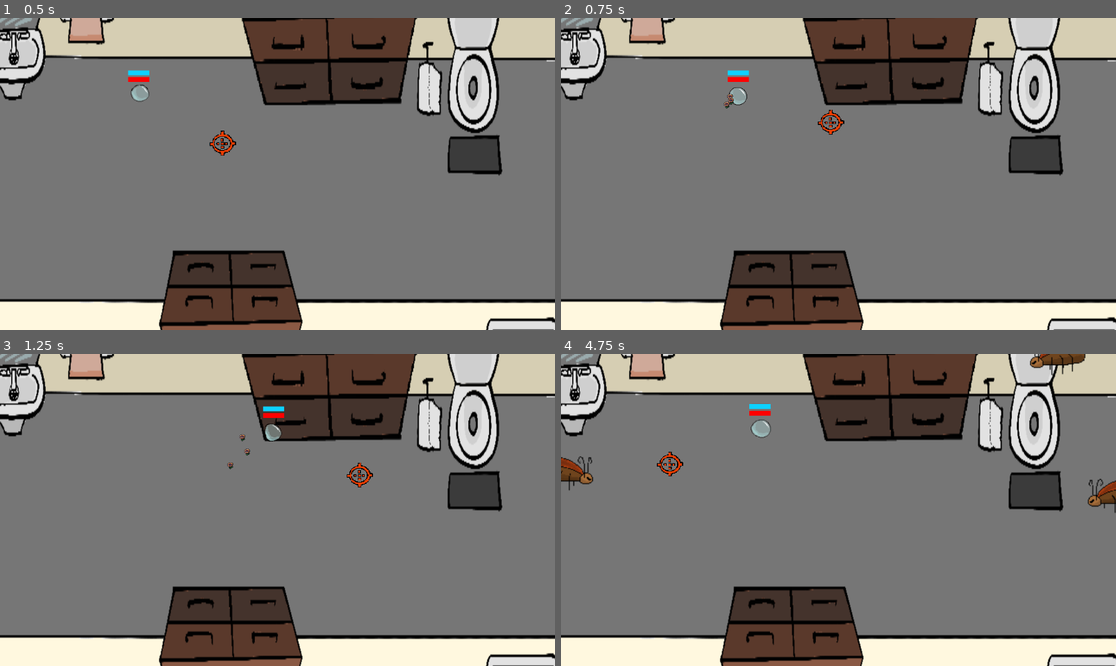
Above: before the commit, frames 1-4 (two rows, left to right).
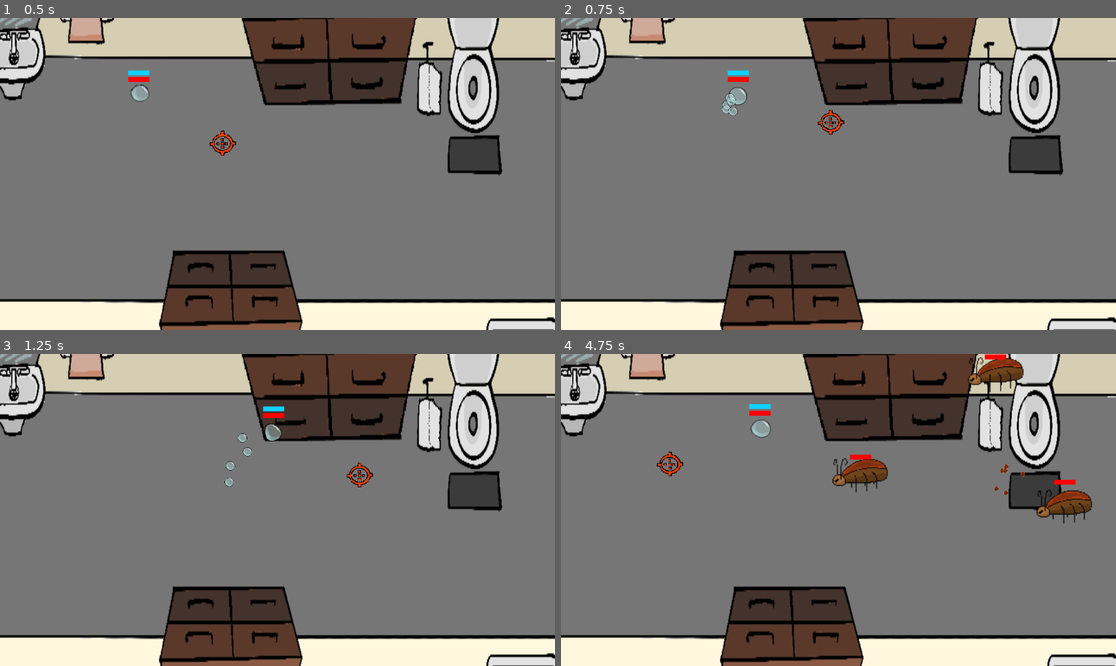
Above: after the commit, the same moments.

Repository: ConnorTamme/Bubble-Power
Game: Godot game, scene res://LevelSceneManager.tscn
Two runs of this game, one before a commit and one after it. Both use one fixed random seed, a clock stepped at 60 frames per second and the inputs below. This scene is started directly instead of the project's main scene. The engine's default icon, where the game draws it, is replaced by a stand-in: a white triangle on a blue panel in a dark square.
Inputs (mouse positions are in pixels of both pictures, inside the frame that each line leads up to):
- Up to frame 1 (0.5 s): no input
- Up to frame 2 (0.75 s): tap Enter at 0.5 s; move the mouse to (960, 158) at 0.52 s; press the mouse at (960, 158) at 0.53 s; hold D (p1_right) from 0.53 s (still down)
- Up to frame 3 (1.25 s): keep holding D (p1_right)
- Up to frame 4 (4.75 s): move the mouse to (727, 525) at 1.27 s; release D (p1_right) at 1.28 s; release the mouse at (727, 525) at 1.28 s; hold S (p1_down) 1.28-2.03 s; tap Ctrl (p1_sneak) at 1.35, 3.6 s; move the mouse to (894, 441) at 2.02 s; hold D (p1_right) 2.03-2.78 s; tap Shift (p1_sprint) at 2.1, 4.35 s; move the mouse to (810, 572) at 2.77 s; hold W (p1_up) 2.78-3.53 s; click (810, 572) at 2.85 s; move the mouse to (1005, 556) at 3.52 s; hold A (p1_left) from 3.53 s (still down); move the mouse to (672, 463) at 4.27 s

Frame 1 is identical in both runs. In frame 2, 0.1% of the frame differs, in the area x 28-32%, y 24-32%; in frame 3, 0.1%; in frame 4, 3.3%, in the area x 0-100%, y 0-55%.
Error before the commit: Cannot call method 'instantiate' on a null value. (res://weapon.gd:58)

Commit message:
More tweaks

Diff:
--- a/Boss.tscn
+++ b/Boss.tscn
@@ -188,6 +188,13 @@
 [node name="Boss" instance=ExtResource("2_bsuup")]
 script = ExtResource("2_jlifq")
 weaponType = ExtResource("3_15uct")
+enemyStats = {
+"health": 20,
+"moveSpeed": 150,
+"prepareTime": 1,
+"range": 100,
+"recoveryTime": 2
+}
 
 [node name="Sprite2D" parent="." index="0"]
 visible = false
--- a/LongRangeEnemyWeapon.tscn
+++ b/LongRangeEnemyWeapon.tscn
@@ -1,16 +1,16 @@
 [gd_scene load_steps=3 format=3 uid="uid://ccmarr0s1ecp8"]
 
 [ext_resource type="PackedScene" uid="uid://smefu35yi3ph" path="res://weapon.tscn" id="1_3njah"]
-[ext_resource type="PackedScene" uid="uid://cwvedr0w82n7i" path="res://projectile.tscn" id="2_gtc30"]
+[ext_resource type="PackedScene" uid="uid://co388chs4ejow" path="res://evil_bubble_projectile.tscn" id="2_ptmun"]
 
 [node name="weapon" instance=ExtResource("1_3njah")]
-projectile = ExtResource("2_gtc30")
+projectile = ExtResource("2_ptmun")
 stats = {
 "Accuracy": 0.95,
 "Attack Speed": 2,
-"Damage": 10,
+"Damage": 5,
 "Pellet Count": 1,
 "Projectile Speed": 500,
-"Range": 800,
+"Range": 400,
 "isMelee": false
 }
--- a/NovaWeapon.tscn
+++ b/NovaWeapon.tscn
@@ -1,14 +1,16 @@
-[gd_scene load_steps=2 format=3 uid="uid://cno2lm1fv2bf5"]
+[gd_scene load_steps=3 format=3 uid="uid://cno2lm1fv2bf5"]
 
 [ext_resource type="PackedScene" uid="uid://smefu35yi3ph" path="res://weapon.tscn" id="1_6ikxp"]
+[ext_resource type="PackedScene" uid="uid://cye2s06q2kig6" path="res://muk_projectile.tscn" id="2_85i7h"]
 
 [node name="weapon" instance=ExtResource("1_6ikxp")]
+projectile = ExtResource("2_85i7h")
 stats = {
 "Accuracy": -3.14,
 "Attack Speed": 3,
 "Damage": 2,
 "Pellet Count": 30,
 "Projectile Speed": 150,
-"Range": 300,
+"Range": 2,
 "isMelee": false
 }
--- a/PlayerWeapon.tscn
+++ b/PlayerWeapon.tscn
@@ -8,9 +8,9 @@
 stats = {
 "Accuracy": 0.6,
 "Attack Speed": 1,
-"Damage": 10,
-"Pellet Count": 3,
+"Damage": 1,
+"Pellet Count": 5,
 "Projectile Speed": 400,
-"Range": 400,
+"Range": 250,
 "isMelee": false
 }
--- a/ShortRangeEnemyWeapon.tscn
+++ b/ShortRangeEnemyWeapon.tscn
@@ -1,14 +1,16 @@
-[gd_scene load_steps=2 format=3 uid="uid://duv4quglt7yu1"]
+[gd_scene load_steps=3 format=3 uid="uid://duv4quglt7yu1"]
 
 [ext_resource type="PackedScene" uid="uid://smefu35yi3ph" path="res://weapon.tscn" id="1_cs8pe"]
+[ext_resource type="PackedScene" uid="uid://thben4pp6k5k" path="res://insect_projectile.tscn" id="2_4l0t7"]
 
 [node name="weapon" instance=ExtResource("1_cs8pe")]
+projectile = ExtResource("2_4l0t7")
 stats = {
 "Accuracy": 0.7,
 "Attack Speed": 1,
-"Damage": 10,
+"Damage": 5,
 "Pellet Count": 6,
-"Projectile Speed": 350,
+"Projectile Speed": 300,
 "Range": 500,
 "isMelee": false
 }
--- a/enemy.gd
+++ b/enemy.gd
@@ -4,14 +4,20 @@
 var invincible = false
 var player
 @export var weaponType : PackedScene
+@export var rangeFactor = 0.4
 
 var screen_size
 var playerAlive: bool = true
 var weapon : Weapon
 enum states {READY, APPROACH, RETREAT, PREPARE, RECOVER, PLAYER_DEAD}
 var ai_state = states.READY
-@export var enemyStats = {"health": 2,"moveSpeed": 250,"range": 800, "recoveryTime":2, "prepareTime":1}
+@export var enemyStats = {"health": 2,"moveSpeed": 250,"range": 50, "recoveryTime":2, "prepareTime":1}
+var baseHealth = enemyStats["health"]
+var health = baseHealth
+var maxHealth
 
+var baseMoveSpeed = enemyStats["moveSpeed"]
+var moveSpeed;
 # Called when the node enters the scene tree for the first time.
 func _ready() -> void:
 	screen_size = get_viewport_rect().size
@@ -22,10 +28,26 @@
 	enemyStats["heath"] = enemyStats["health"] + modifier[Enums.ENT_STATS.HEALTH]
 	enemyStats["moveSpeed"] = enemyStats["moveSpeed"] + modifier[Enums.ENT_STATS.MOVE_SPEED]
 	add_child(weapon)
+	SetUpStats()
+
+	# Connect Health bar
+	$HealthBar.max_value = maxHealth
+	$HealthBar.value = enemyStats["health"]
+
+func checkHealth():
+	if(enemyStats["health"] < 0):
+		enemyStats["health"] = 0;
+	$HealthBar.value = enemyStats["health"]
+
+func SetUpStats():
+	health = baseHealth + StaticStats.GetEnemyStatModifier(StaticStats.ENT_STATS.HEALTH)
+	maxHealth = enemyStats["health"]
+	moveSpeed = baseMoveSpeed + StaticStats.GetEnemyStatModifier(StaticStats.ENT_STATS.MOVE_SPEED)
 
 # Called every frame. 'delta' is the elapsed time since the previous frame.
 func _process(delta: float) -> void:
 	move(delta)
+	checkHealth()
 	if Input.is_action_pressed("p1_shoot"):
 		pass
 		# debug_damage()a
@@ -55,11 +77,11 @@
 	match ai_state:
 		states.READY:
 			var player_location = Vector2(player.position.x - position.x, player.position.y - position.y)
-			if player_location.length() < enemyStats["range"]/2:
+			if player.position.distance_to(position) < enemyStats["range"]/2:
 				ai_state = states.RETREAT
 				if($maxRetreatTime.is_stopped()):
 					$maxRetreatTime.start()
-			elif player_location.length() > enemyStats["range"]:
+			elif player.position.distance_to(position) > enemyStats["range"]:
 				ai_state = states.APPROACH
 			else:
 				ai_state = states.PREPARE
@@ -70,8 +92,8 @@
 			direction = direction * enemyStats["moveSpeed"] * delta
 			position.x += direction.x
 			position.y += direction.y
-			var player_location = Vector2(player.position.x - position.x, player.position.y - position.y)
-			if player_location.length() < enemyStats["range"]:
+			#var player_location = Vector2(player.position.x - position.x, player.position.y - position.y)
+			if (position.distance_to(player.position) < enemyStats["range"]):
 				ai_state = states.PREPARE
 				startPrepareTimer()
 		states.RETREAT:
@@ -80,10 +102,10 @@
 			direction = direction * enemyStats["moveSpeed"] * delta * -1
 			position.x += direction.x
 			position.y += direction.y
-			var player_location = Vector2(player.position.x - position.x, player.position.y - position.y)
-			if player_location.length() > enemyStats["range"]:
+			#var player_location = Vector2(player.position.x - position.x, player.position.y - position.y)
+			if position.distance_to(player.position) > enemyStats["range"]:
 				ai_state = states.APPROACH
-			elif player_location.length() > enemyStats["range"]:
+			elif position.distance_to(player.position) > enemyStats["range"]:
 				ai_state = states.PREPARE
 				startPrepareTimer()
 	position = position.clamp(Vector2.ZERO, screen_size) # stop player from leaving screen.
--- a/enemy.tscn
+++ b/enemy.tscn
@@ -7,6 +7,9 @@
 [sub_resource type="CapsuleShape2D" id="CapsuleShape2D_k4rwi"]
 radius = 59.0
 height = 118.0
+
+[sub_resource type="StyleBoxFlat" id="StyleBoxFlat_4bnmg"]
+bg_color = Color(1, 0, 0, 1)
 
 [node name="Enemy" type="Area2D"]
 collision_layer = 2
@@ -34,6 +37,17 @@
 [node name="maxRetreatTime" type="Timer" parent="."]
 one_shot = true
 
+[node name="HealthBar" type="ProgressBar" parent="."]
+layout_direction = 2
+offset_left = -22.0
+offset_top = -50.0
+offset_right = 22.0
+offset_bottom = -40.0
+theme_override_styles/fill = SubResource("StyleBoxFlat_4bnmg")
+step = 0.1
+value = 100.0
+show_percentage = false
+
 [connection signal="area_entered" from="." to="." method="_on_area_entered"]
 [connection signal="body_entered" from="." to="." method="_on_body_entered"]
 [connection signal="timeout" from="invincibleDelay" to="." method="_on_invincible_delay_timeout"]
--- a/enemy_1A.tscn
+++ b/enemy_1A.tscn
@@ -56,6 +56,13 @@
 [node name="Enemy1A" instance=ExtResource("1_52vvt")]
 script = ExtResource("2_pl6db")
 weaponType = ExtResource("3_1cdkg")
+enemyStats = {
+"health": 2,
+"moveSpeed": 250,
+"prepareTime": 1,
+"range": 150,
+"recoveryTime": 2
+}
 
 [node name="Sprite2D" parent="." index="0"]
 visible = false
--- a/enemy_1b.tscn
+++ b/enemy_1b.tscn
@@ -65,6 +65,13 @@
 
 [node name="Enemy_1B" instance=ExtResource("1_ux5yh")]
 script = ExtResource("2_s16b7")
+enemyStats = {
+"health": 2,
+"moveSpeed": 250,
+"prepareTime": 1,
+"range": 300,
+"recoveryTime": 2
+}
 
 [node name="Sprite2D" parent="." index="0"]
 visible = false
--- /dev/null
+++ b/evil_bubble_projectile.tscn
@@ -0,0 +1,14 @@
+[gd_scene load_steps=4 format=3 uid="uid://co388chs4ejow"]
+
+[ext_resource type="PackedScene" uid="uid://cwvedr0w82n7i" path="res://projectile.tscn" id="1_hrsr4"]
+[ext_resource type="Texture2D" uid="uid://cvqmjqs5wkhs2" path="res://evil_bubble.png" id="2_eo272"]
+
+[sub_resource type="AtlasTexture" id="AtlasTexture_ombfb"]
+atlas = ExtResource("2_eo272")
+region = Rect2(64.0318, 71.5335, 22.7823, 22.2239)
+
+[node name="RigidBody2D" instance=ExtResource("1_hrsr4")]
+
+[node name="Sprite2D" parent="." index="1"]
+scale = Vector2(0.75, 0.75)
+texture = SubResource("AtlasTexture_ombfb")
--- /dev/null
+++ b/insect_projectile.tscn
@@ -0,0 +1,13 @@
+[gd_scene load_steps=4 format=3 uid="uid://thben4pp6k5k"]
+
+[ext_resource type="PackedScene" uid="uid://cwvedr0w82n7i" path="res://projectile.tscn" id="1_mjik8"]
+[ext_resource type="Texture2D" uid="uid://tld1loga0giq" path="res://insect.png" id="2_vpu18"]
+
+[sub_resource type="AtlasTexture" id="AtlasTexture_38qm5"]
+atlas = ExtResource("2_vpu18")
+region = Rect2(27, 131, 30, 32)
+
+[node name="RigidBody2D" instance=ExtResource("1_mjik8")]
+
+[node name="Sprite2D" parent="." index="1"]
+texture = SubResource("AtlasTexture_38qm5")
--- a/main.tscn
+++ b/main.tscn
@@ -2,9 +2,6 @@
 
 [ext_resource type="Script" path="res://main.gd" id="1_5jfyn"]
 [ext_resource type="PackedScene" uid="uid://txylmowsjix5" path="res://player.tscn" id="1_foxcj"]
-
-[ext_resource type="PackedScene" uid="uid://bvetq7ixe7r7f" path="res://enemy.tscn" id="2_xxjoi"]
-[ext_resource type="PackedScene" uid="uid://dm4mo8m4l580c" path="res://Boss.tscn" id="3_n2gl2"]
 [ext_resource type="PackedScene" uid="uid://cwl8wr0l0ypb6" path="res://DeathBanner.tscn" id="4_cbhwb"]
 [ext_resource type="PackedScene" uid="uid://cra3lusqpetg6" path="res://VictoryBanner.tscn" id="5_fcqle"]
 
--- /dev/null
+++ b/muk_projectile.tscn
@@ -0,0 +1,9 @@
+[gd_scene load_steps=3 format=3 uid="uid://cye2s06q2kig6"]
+
+[ext_resource type="PackedScene" uid="uid://cwvedr0w82n7i" path="res://projectile.tscn" id="1_hu08g"]
+[ext_resource type="Texture2D" uid="uid://cad2aejo0t8ex" path="res://flower.png" id="2_xbeu5"]
+
+[node name="RigidBody2D" instance=ExtResource("1_hu08g")]
+
+[node name="Sprite2D" parent="." index="1"]
+texture = ExtResource("2_xbeu5")
--- a/projectile.tscn
+++ b/projectile.tscn
@@ -1,7 +1,7 @@
 [gd_scene load_steps=4 format=3 uid="uid://cwvedr0w82n7i"]
 
 [ext_resource type="Script" path="res://projectile.gd" id="1_ntjti"]
-[ext_resource type="Texture2D" uid="uid://cad2aejo0t8ex" path="res://flower.png" id="2_kgbqf"]
+[ext_resource type="Texture2D" uid="uid://boeb0absrbsh" path="res://single_bubble.png" id="2_6lvr5"]
 
 [sub_resource type="CapsuleShape2D" id="CapsuleShape2D_dxvp3"]
 radius = 5.0
@@ -23,6 +23,7 @@
 
 [node name="Sprite2D" type="Sprite2D" parent="."]
 texture_filter = 1
-texture = ExtResource("2_kgbqf")
+scale = Vector2(0.5, 0.5)
+texture = ExtResource("2_6lvr5")
 
 [connection signal="body_entered" from="." to="." method="_on_body_entered"]
Not shown: 1 places in enemy.tscn that only renumber resources
Binary file added: evil_bubble_projectile.png
Binary file added: insect_projectile.png
Not shown: 1 places in player.tscn that only renumber resources
